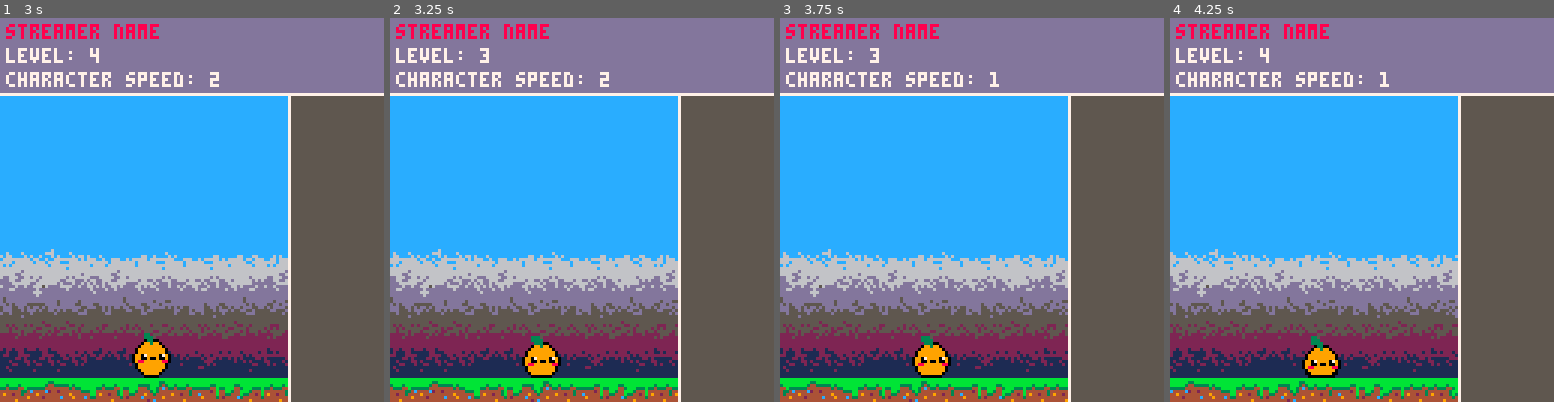
Above: before the commit, frames 1-4 (left to right).
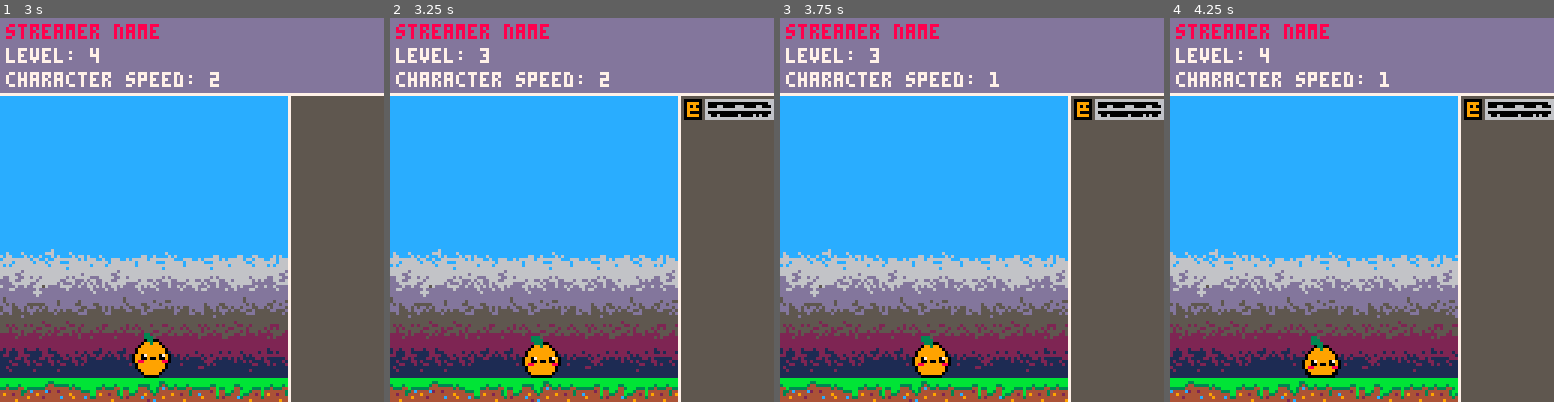
Above: after the commit, the same moments.

Repository: PxPerfectMike/idlejam
Game: PICO-8 cartridge idlejam.p8
The game is run twice, just before and just after one commit, with the same random seed, the same clock (stepped at 60 frames per second) and the same inputs.
Inputs:
- Up to frame 1 (3 s): hold Right 1.6-2.1 s; hold Up 2.15-2.42 s; hold Right from 2.47 s (still down)
- Up to frame 2 (3.25 s): release Right at 3.03 s; hold Left from 3.08 s (still down)
- Up to frame 3 (3.75 s): release Left at 3.58 s; hold Down from 3.63 s (still down)
- Up to frame 4 (4.25 s): release Down at 3.97 s; hold Right from 4.02 s (still down)

Frame 1 is identical in both runs. In frame 2, 1.2% of the frame differs, in the area x 76-100%, y 21-27%; in frame 3, 1.2%; in frame 4, 1.2%.

Commit message:
finalize chat mechanic

Diff:
--- a/animation.lua
+++ b/animation.lua
@@ -10,45 +10,47 @@
 
 -- table to hold ground sprites
 ground = {}
+
 -- table to hold sky sprites
 sky = {}
 
 -- Function to generate frames
 function generate_frames(start, count)
     local frames = {}
-    for i = 0, count do add(frames, start + i) end
+    for i = 0, count do
+        add(frames, start + i)
+    end
     return frames
 end
 
 -- all tables spawn by index and must be in the same order to maintain theme consistency
 -- table of sprite numbers for the run animation
 character_table = {
-    {name = "little_guy", frames = {16, 18, 20, 22}},
-    {name = "knight", frames = {24, 26, 28, 30}},
-    {name = "orange", frames = {48, 50, 52, 54}},
-    {name = "ghost", frames = {56, 58, 60, 62}},
-    {name = "spaceship", frames = {88, 90, 92, 94}}
+    { name = "little_guy", frames = { 16, 18, 20, 22 } },
+    { name = "knight", frames = { 24, 26, 28, 30 } },
+    { name = "orange", frames = { 48, 50, 52, 54 } },
+    { name = "ghost", frames = { 56, 58, 60, 62 } },
+    { name = "spaceship", frames = { 88, 90, 92, 94 } }
 }
 
 -- all tables spawn by index and must be in the same order to maintain theme consistency
-ground_start_frames = {120, 152, 168, 136, 184}
-ground_names = {"grass", "ds_ground", "watermelon", "graveyard", "space"}
+ground_start_frames = { 120, 152, 168, 136, 184 }
+ground_names = { "grass", "ds_ground", "watermelon", "graveyard", "space" }
 ground_table = {}
 for i, start_frame in ipairs(ground_start_frames) do
-    ground_table[i] = {name = ground_names[i], frames = generate_frames(start_frame, 7)}
+    ground_table[i] = { name = ground_names[i], frames = generate_frames(start_frame, 7) }
 end
 
 -- all tables spawn by index and must be in the same order to maintain theme consistency
-
 
 -- all tables spawn by index and must be in the same order to maintain theme consistency
 sky_table = {}
 for i = 1, 12 do
     local start_frame = 96
     if i > 6 then
-        start_frame = start_frame + ((i - 6) * 16)
+        start_frame = start_frame + (i - 6) * 16
     end
-    sky_table[i] = {name = "sky", row = i, frames = generate_frames(start_frame, 7)}
+    sky_table[i] = { name = "sky", row = i, frames = generate_frames(start_frame, 7) }
 end
 
 -- Add names as keys
@@ -57,15 +59,13 @@
 end
 
 ground_speed_control = 21
-sky_arr = {25, 33, 41, 49, 57, 65, 73, 81, 89, 97, 105, 113, 121, 129, 137, 145, 153, 161, 169, 177, 185, 193}
+sky_arr = { 25, 33, 41, 49, 57, 65, 73, 81, 89, 97, 105, 113, 121, 129, 137, 145, 153, 161, 169, 177, 185, 193 }
 
 function animation(sprite, animation_speed)
     local actual_speed = ground_speed_control - animation_speed
 
-    if (frame % actual_speed == 0) current_frame = sprite[(frame / actual_speed % #sprite) + 1]
-
+    if (frame % actual_speed == 0) current_frame = sprite[frame / actual_speed % #sprite + 1]
     frame += 1
-
 end
 
 function character_switch()
@@ -81,8 +81,7 @@
     if (btnp(⬇️)) speed -= 1
     if (speed > max_speed) speed = 1
     if (speed < 1) speed = max_speed
-
     -- Here's the updated mapping for sky_speed.
     -- We raise 1.1 to the power of (speed - 1), and then divide by 20 to get the range we want.
-    sky_speed = 1.1^(speed - 1) / 20
+    sky_speed = 1.1 ^ (speed - 1) / 20
 end
--- a/longNum.lua
+++ b/longNum.lua
@@ -104,7 +104,6 @@
 
     -- make sure an empty string error dosen't occur
     if (str == '') str = '0'
-
     -- all the values place values
     local v = {}
     -- where the decimal starts
@@ -198,7 +197,6 @@
 
     -- if the decimal place is at the end then there isn't a decimal place
     if (#v + 1 == d) d = 0
-
     return {
         values = v,
         decimal = d,
@@ -254,6 +252,7 @@
 
         -- record the value
         result = sum % 10 .. result
+
         -- find the carry over
         carry = flr(sum / 10)
 
@@ -310,7 +309,6 @@
         pos = num1.pos == num2.pos
     }
 end
-
 
 -- at give value_place, round the number num up
 function round_up_long_num(num, value_place)
@@ -359,6 +357,7 @@
     b = the base price
     r = the price growth rate exponent
 ]]
+
 function cost_next(b, r)
     return b * r
 end
Not shown, changed: 22 lines of the sprite sheet (__gfx__) section of idlejam.p8
